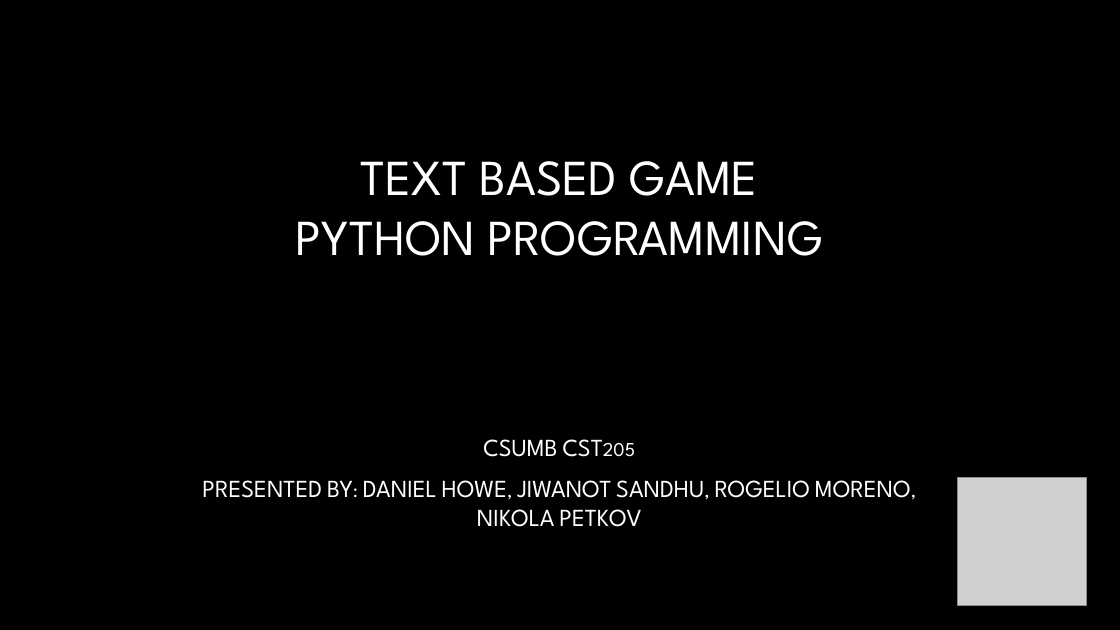
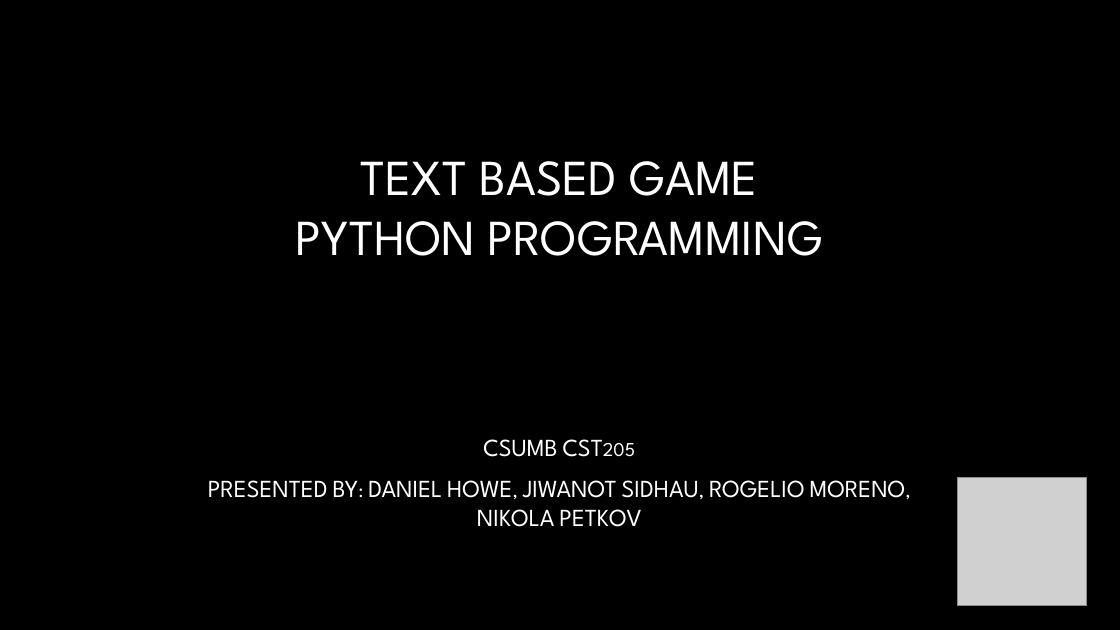
Before and after one commit to CSUMBPelicanCollective/CST205, a slide deck: slide 1 of Final Project/finalProjectPresentation_LastName_FirstName.pptx. Drawn at 1120x630 pixels with LibreOffice and Linux fonts; fonts in the diff are those of the drawing; grey boxes stand for pictures; background and template pictures are left out. Boxes give left, top, right and bottom in pixels: in the first picture for what was removed or moved away, otherwise in the second. Text is boxed around its words. In the diff, an @@ line names an element or a change of style, - is before the commit and + after.

```diff
--- a/Final Project/finalProjectPresentation_LastName_FirstName.pptx
+++ b/Final Project/finalProjectPresentation_LastName_FirstName.pptx
@@ subtitle at [208,480,906,527]: text changed @@
-PRESENTED BY: DANIEL HOWE, JIWANOT SANDHU, ROGELIO MORENO, NIKOLA PETKOV
+PRESENTED BY: DANIEL HOWE, JIWANOT SIDHAU, ROGELIO MORENO, NIKOLA PETKOV
```
Also in this commit, not shown: 2 other files.
